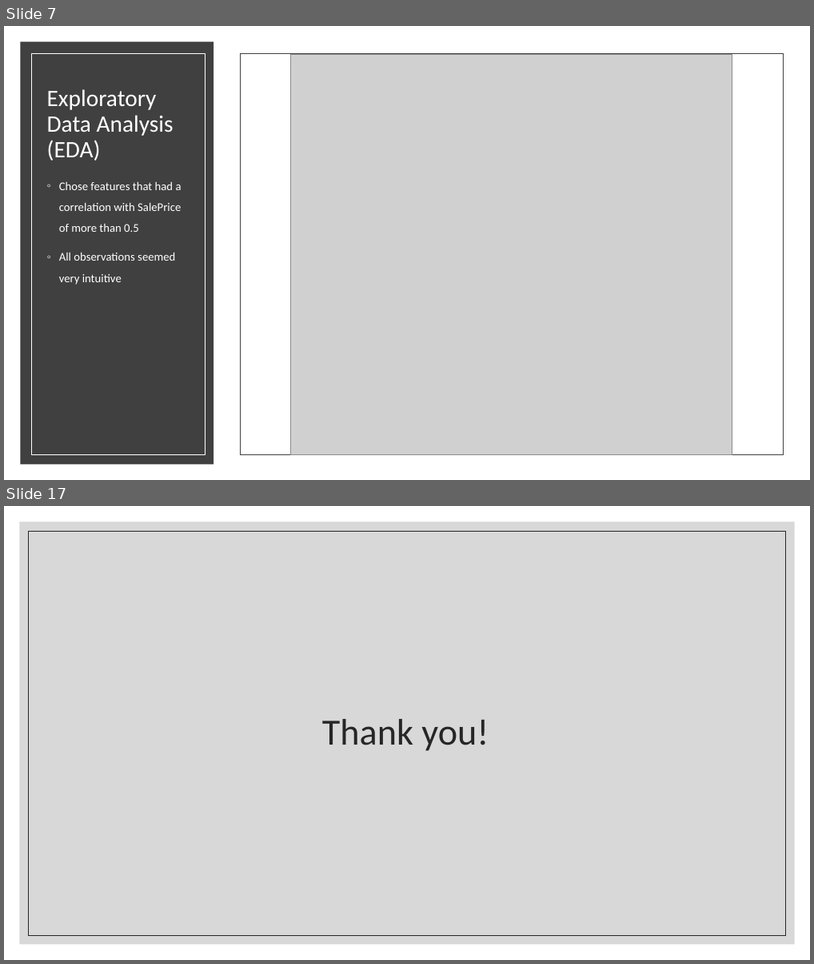
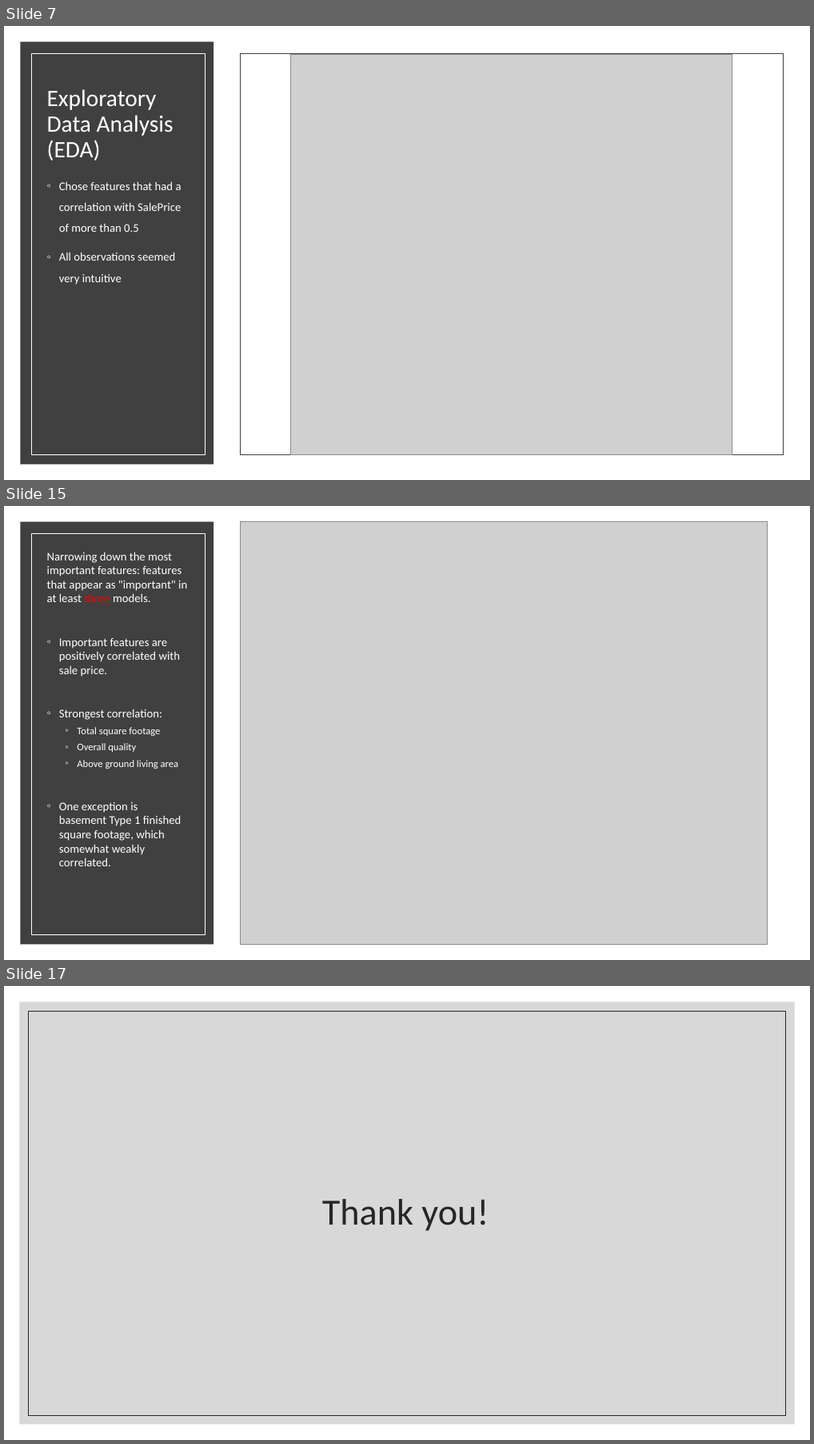
Before and after one commit to WilliamJHan/AmesHousePriceML, a slide deck: Ames House Price Prediction.pptx. Shown one above the other, each under a label of ours: slides 7 and 17 before the commit, slides 7, 15 and 17 after it; the slides between them are not shown. The pictures are 814x964 and 814x1444 pixels, drawn with LibreOffice and Linux fonts; fonts in the diff are those of the drawing; grey boxes stand for pictures. Boxes give left, top, right and bottom in pixels: in the first picture for what was removed or moved away, otherwise in the second. Text is boxed around its words. In the diff, an @@ line names an element or a change of style, - is before the commit and + after.

```diff
--- a/Ames House Price Prediction.pptx
+++ b/Ames House Price Prediction.pptx
@@ slide 15 added at [4, 506, 810, 960], background #000000 @@
@@ rectangle added at [4, 506, 810, 960], fill #FFFFFF @@
@@ rectangle added at [20, 522, 214, 944], fill #404040 @@
@@ rectangle added at [222, 511, 802, 954], fill #FFFFFF, outline #FFFFFF 1 pt @@
@@ picture added at [240, 522, 767, 944] @@
@@ rectangle added at [32, 533, 205, 934], outline #FFFFFF 0.5 pt @@
@@ text added at [47, 552, 187, 866], 14 pt, text #FFFFFF @@
+Narrowing down the most important features: features that appear as "important" in at least three models.
+◦ Important features are positively correlated with sale price.
+◦ Strongest correlation:
+  ◦ Total square footage
+  ◦ Overall quality
+  ◦ Above ground living area
+◦ One exception is basement Type 1 finished square footage, which somewhat weakly correlated.
```
Also in this commit, not shown: 6 slides changed, 3 other slides added, 4 slides removed, 19 other files.
